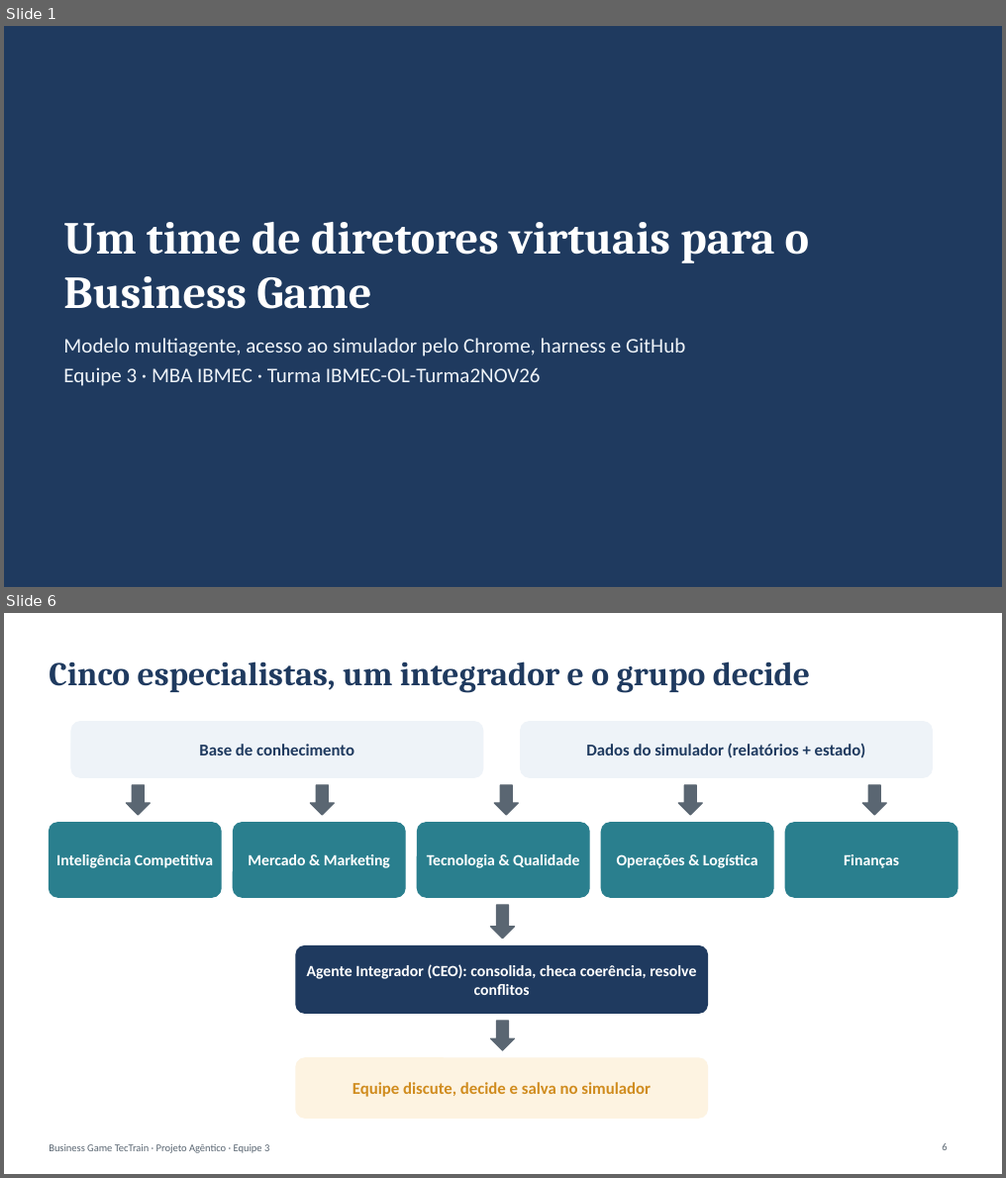
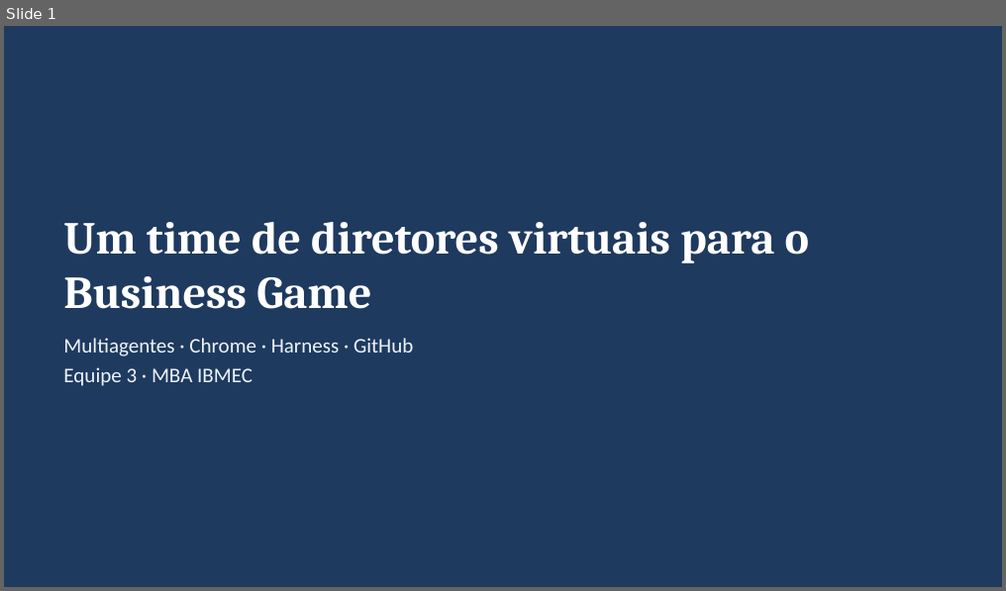
Before and after one commit to katiafrancoso/mba-business-game, a slide deck: entregaveis/Projeto_Agentico_Business_Game_Equipe3.pptx. Shown one above the other, each under a label of ours: slides 1 and 6 before the commit, slide 1 after it; the slides between them are not shown. The pictures are 1006x1178 and 1006x591 pixels, drawn with LibreOffice and Linux fonts; fonts in the diff are those of the drawing. Boxes give left, top, right and bottom in pixels: in the first picture for what was removed or moved away, otherwise in the second. Text is boxed around its words. In the diff, an @@ line names an element or a change of style, - is before the commit and + after.

```diff
--- a/entregaveis/Projeto_Agentico_Business_Game_Equipe3.pptx
+++ b/entregaveis/Projeto_Agentico_Business_Game_Equipe3.pptx
@@ slide 6 removed at bbox=[4, 613, 1002, 1174], background #FFFFFF @@
@@ title removed at bbox=[49, 662, 810, 693] @@
-Cinco especialistas, um integrador e o grupo decide
@@ rounded rectangle removed at bbox=[71, 722, 483, 777] @@
@@ rounded rectangle removed at bbox=[521, 722, 933, 777] @@
@@ text removed at bbox=[199, 744, 354, 756] @@
-Base de conhecimento
@@ text removed at bbox=[586, 744, 866, 759] @@
-Dados do simulador (relatórios + estado)
@@ down arrow removed at bbox=[126, 785, 150, 815] @@
@@ down arrow removed at bbox=[310, 785, 334, 815] @@
@@ down arrow removed at bbox=[494, 785, 519, 815] @@
@@ down arrow removed at bbox=[678, 785, 703, 815] @@
@@ down arrow removed at bbox=[862, 785, 887, 815] @@
@@ rounded rectangle removed at bbox=[49, 823, 221, 897] @@
@@ rounded rectangle removed at bbox=[233, 823, 405, 897] @@
@@ rounded rectangle removed at bbox=[417, 823, 589, 897] @@
@@ rounded rectangle removed at bbox=[601, 823, 773, 897] @@
@@ rounded rectangle removed at bbox=[785, 823, 957, 897] @@
@@ text removed at bbox=[56, 855, 213, 868] @@
-Inteligência Competitiva
@@ text removed at bbox=[248, 855, 390, 868] @@
-Mercado & Marketing
@@ text removed at bbox=[427, 855, 579, 868] @@
-Tecnologia & Qualidade
@@ text removed at bbox=[617, 855, 758, 868] @@
-Operações & Logística
@@ text removed at bbox=[844, 855, 899, 868] @@
-Finanças
@@ down arrow removed at bbox=[491, 905, 515, 939] @@
@@ rounded rectangle removed at bbox=[296, 947, 708, 1014] @@
@@ text removed at bbox=[307, 964, 696, 995] @@
-Agente Integrador (CEO): consolida, checa coerência, resolve conflitos
@@ down arrow removed at bbox=[491, 1021, 515, 1051] @@
@@ rounded rectangle removed at bbox=[296, 1059, 708, 1118] @@
@@ text removed at bbox=[352, 1082, 650, 1097] @@
-Equipe discute, decide e salva no simulador
@@ text removed at bbox=[49, 1145, 269, 1154] @@
-Business Game TecTrain · Projeto Agêntico · Equipe 3
@@ page number removed at bbox=[942, 1144, 946, 1151] @@
-6
@@ slide 1 changed as well @@
@@ text at bbox=[63, 338, 413, 386]: text changed @@
-Modelo multiagente, acesso ao simulador pelo Chrome, harness e GitHub
-Equipe 3 · MBA IBMEC · Turma IBMEC-OL-Turma2NOV26
+Multiagentes · Chrome · Harness · GitHub
+Equipe 3 · MBA IBMEC
```
Also in this commit, not shown: 3 other slides changed, 2 slides added, 7 other slides removed, 3 other files.
